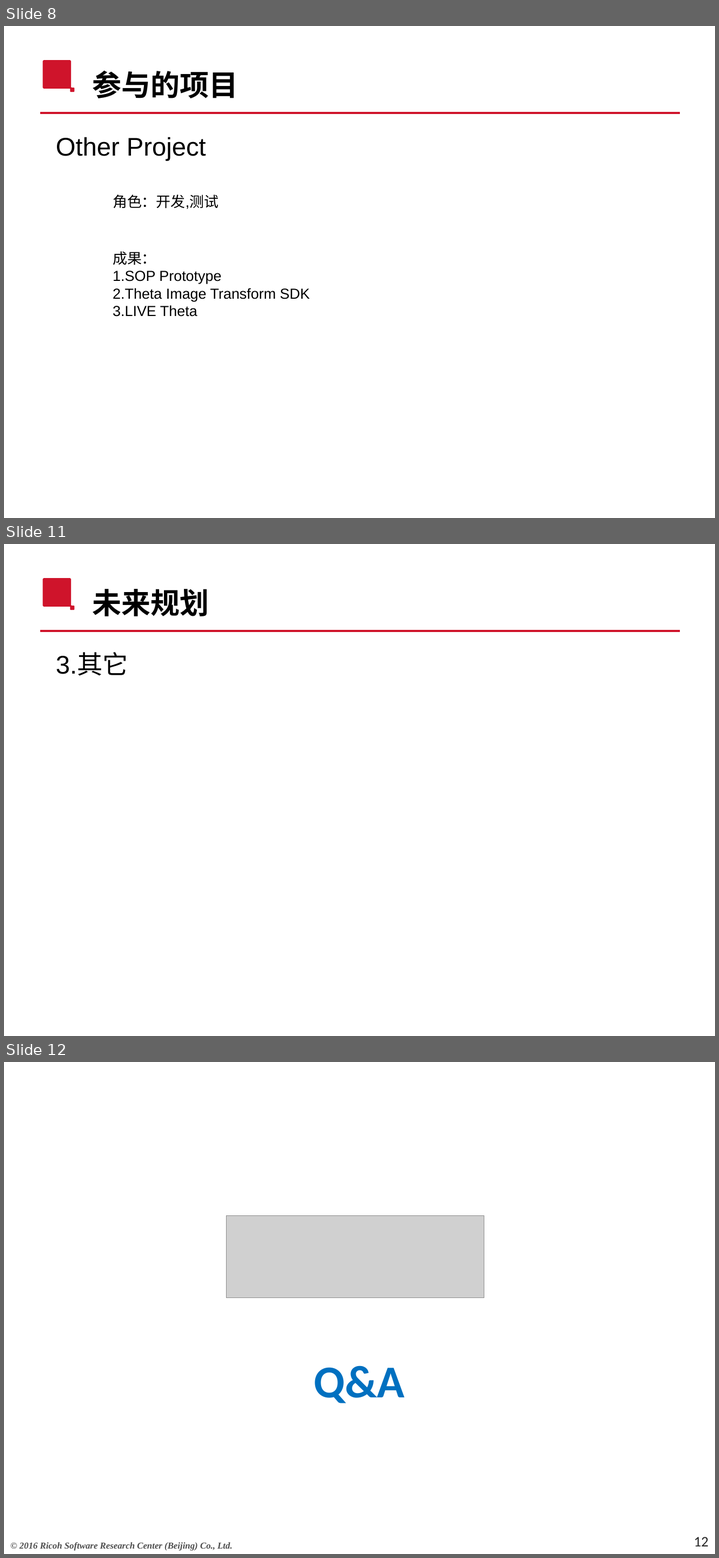
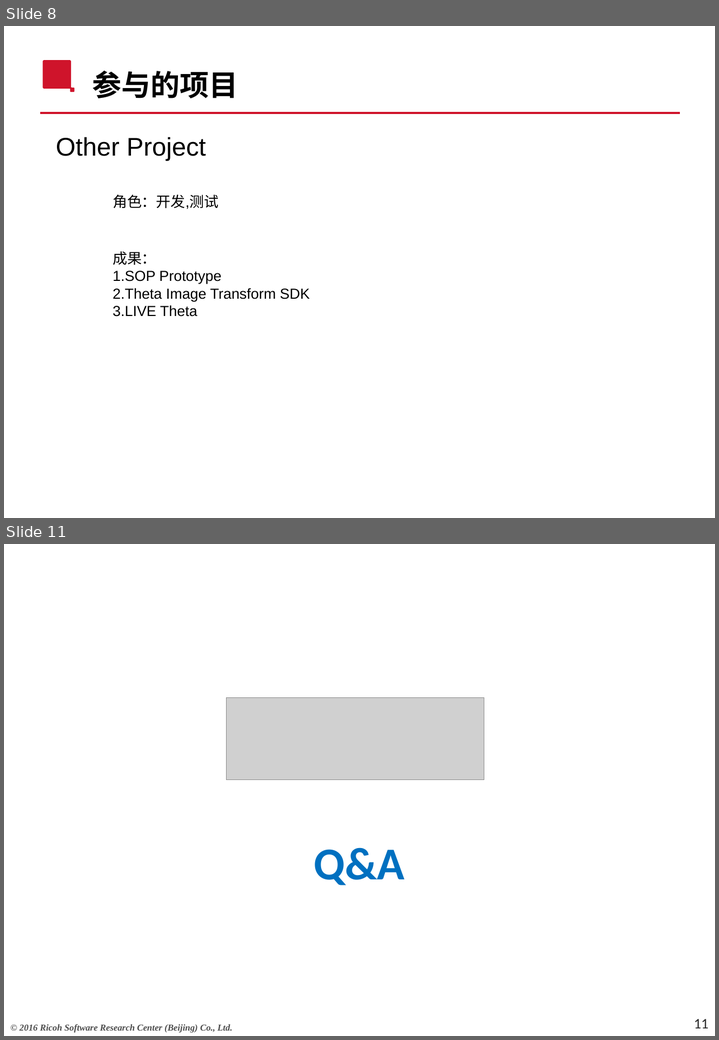
Before and after one commit to boyuanH/MyDocs, a slide deck: MyWorks/升职/Promotion.pptx. Shown one above the other, each under a label of ours: slides 8, 11 and 12 before the commit, slides 8 and 11 after it; the slides between them are not shown. The pictures are 719x1558 and 719x1040 pixels, drawn with LibreOffice and Linux fonts; fonts in the diff are those of the drawing; grey boxes stand for pictures; background and template pictures are left out. Boxes give left, top, right and bottom in pixels: in the first picture for what was removed or moved away, otherwise in the second. Text is boxed around its words. In the diff, an @@ line names an element or a change of style, - is before the commit and + after.

```diff
--- a/MyWorks/升职/Promotion.pptx
+++ b/MyWorks/升职/Promotion.pptx
@@ slide 11 removed at (x1=4, y1=544, x2=715, y2=1036), background #FFFFFF; not listed: 2 template elements that a slide beside it also shows @@
@@ title removed at (x1=92, y1=589, x2=209, y2=616) @@
-未来规划
@@ text removed at (x1=56, y1=654, x2=128, y2=676) @@
-3.其它
@@ what was slide 12 is now slide 11 @@
@@ page number at (x1=694, y1=1019, x2=708, y2=1028): text changed @@
-12
+11
```
Also in this commit, not shown: 4 slides changed, 1 slide added, 1 other slide removed, 1 other file.
